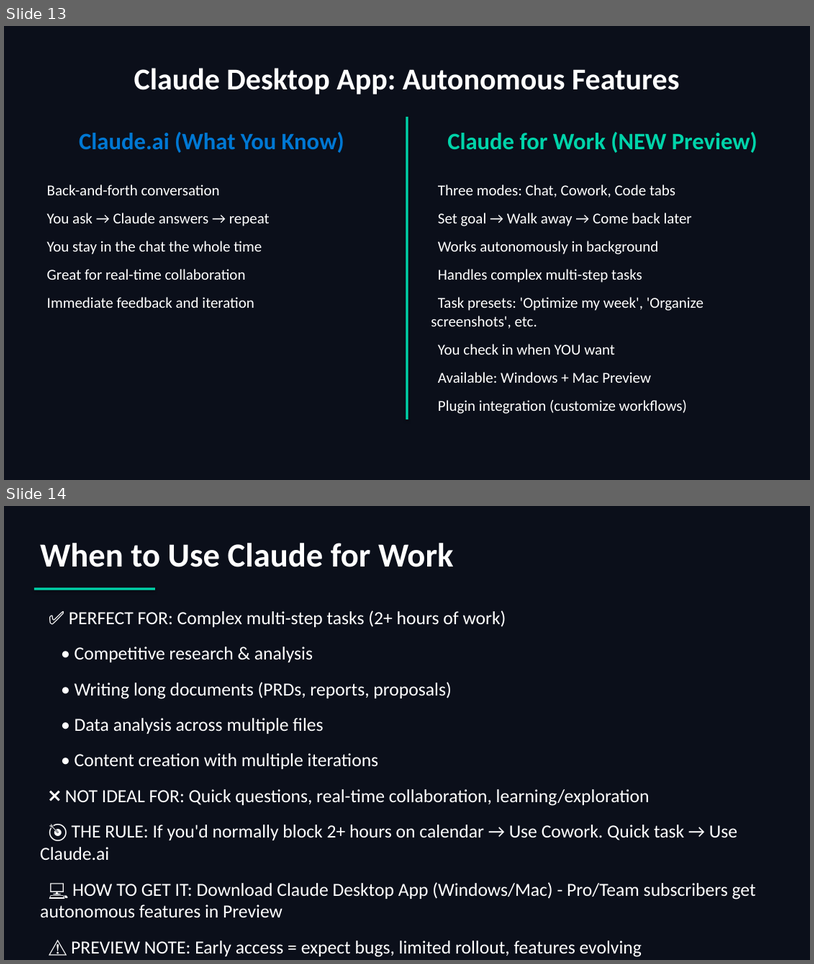
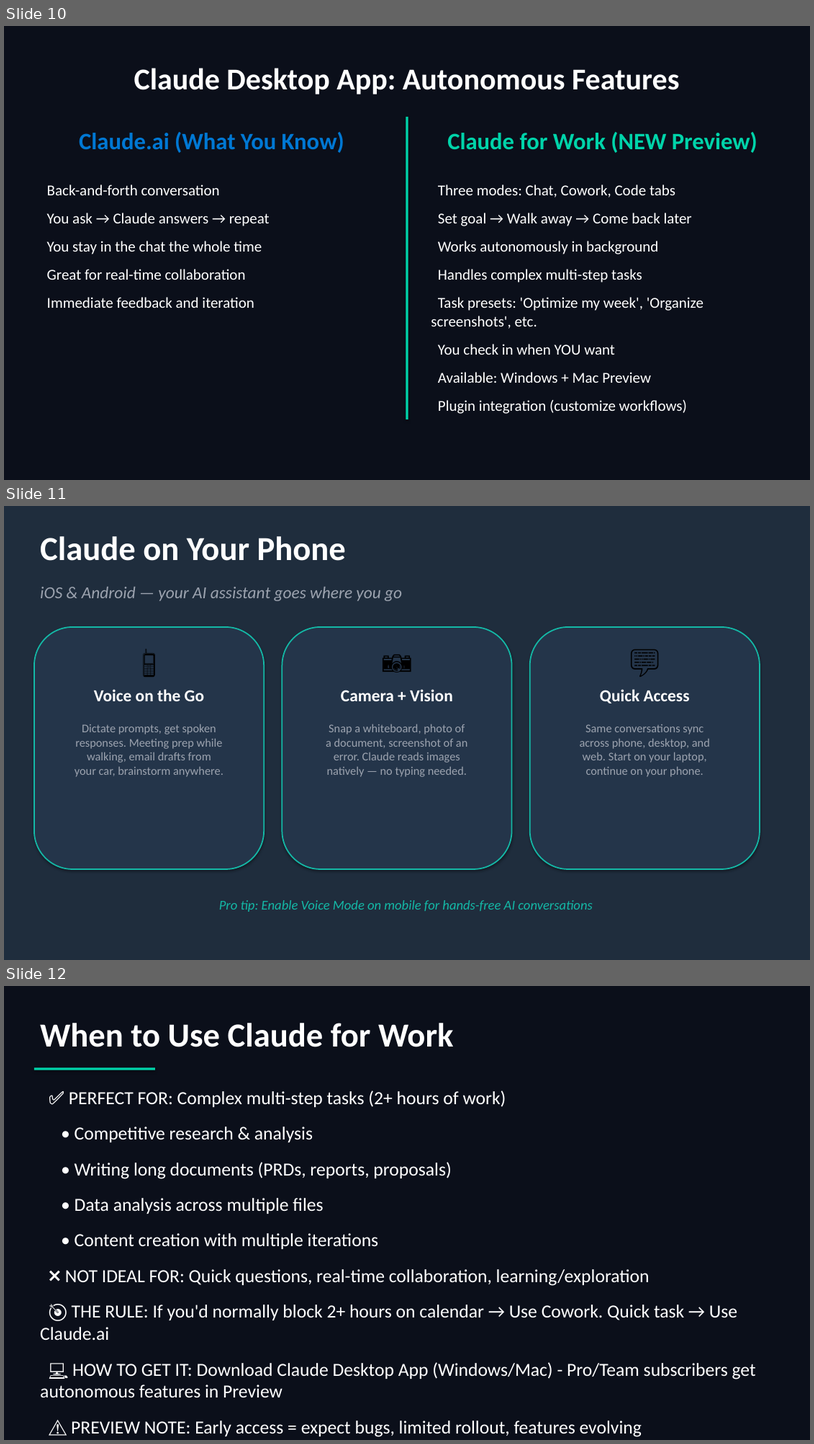
Before and after one commit to scottrhay/AIA-ClaudeCopilot, a slide deck: slides/Day1_Claude_for_Business.pptx. Shown one above the other, each under a label of ours: slides 13 and 14 before the commit, slides 10, 11 and 12 after it. The pictures are 814x964 and 814x1444 pixels, drawn with LibreOffice and Linux fonts; fonts in the diff are those of the drawing. Boxes give left, top, right and bottom in pixels: in the first picture for what was removed or moved away, otherwise in the second. Text is boxed around its words. In the diff, an @@ line names an element or a change of style, - is before the commit and + after.

```diff
--- a/slides/Day1_Claude_for_Business.pptx
+++ b/slides/Day1_Claude_for_Business.pptx
@@ slide 11 added at box(4, 506, 810, 960), background #1F2D3D @@
@@ text added at box(40, 536, 346, 561), 40 pt, text #FFFFFF, bold @@
+Claude on Your Phone
@@ text added at box(40, 587, 402, 601), 20 pt, text #9CA3AF, italic @@
+iOS & Android — your AI assistant goes where you go
@@ rounded rectangle added at box(34, 627, 264, 869), fill #24354A, outline #14B8A6 1.5 pt @@
@@ rounded rectangle added at box(282, 627, 512, 869), fill #24354A, outline #14B8A6 1.5 pt @@
@@ rounded rectangle added at box(530, 627, 760, 869), fill #24354A, outline #14B8A6 1.5 pt @@
@@ text added at box(46, 639, 252, 682), 36 pt, text #000000 @@
+📱
@@ text added at box(294, 639, 500, 682), 36 pt, text #000000 @@
+📷
@@ text added at box(543, 639, 748, 682), 36 pt, text #000000 @@
+💬
@@ text added at box(94, 689, 204, 701), 20 pt, text #FFFFFF, bold @@
+Voice on the Go
@@ text added at box(341, 689, 453, 701), 20 pt, text #FFFFFF, bold @@
+Camera + Vision
@@ text added at box(600, 689, 690, 703), 20 pt, text #FFFFFF, bold @@
+Quick Access
@@ text added at box(75, 724, 224, 777), 14 pt, text #9CA3AF @@
+Dictate prompts, get spoken
+responses. Meeting prep while
+walking, email drafts from
+your car, brainstorm anywhere.
@@ text added at box(326, 723, 468, 777), 14 pt, text #9CA3AF @@
+Snap a whiteboard, photo of
+a document, screenshot of an
+error. Claude reads images
+natively — no typing needed.
@@ text added at box(580, 724, 710, 777), 14 pt, text #9CA3AF @@
+Same conversations sync
+across phone, desktop, and
+web. Start on your laptop,
+continue on your phone.
@@ text added at box(219, 900, 592, 911), 16 pt, text #14B8A6, italic @@
+Pro tip: Enable Voice Mode on mobile for hands-free AI conversations
@@ what was slide 13 is now slide 10 @@
@@ what was slide 14 is now slide 12 @@
```
Also in this commit, not shown: 2 slides changed, 3 slides removed.
